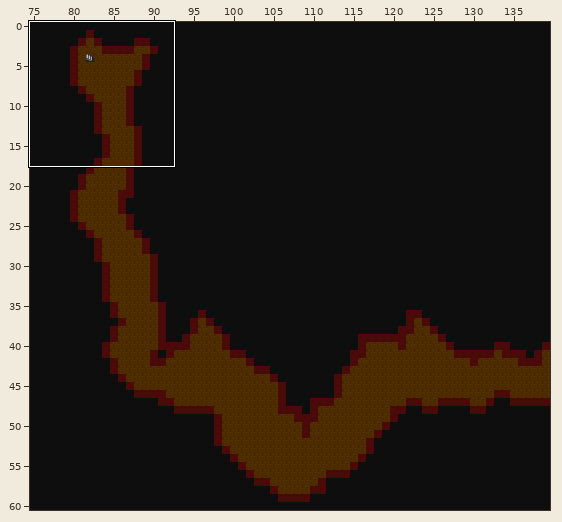
An edit to a level. Tiled map, maps/tunnelc.tmx. The picture above shows the old version from afar; the outline marks the close-up.
Close-up. The starting point:
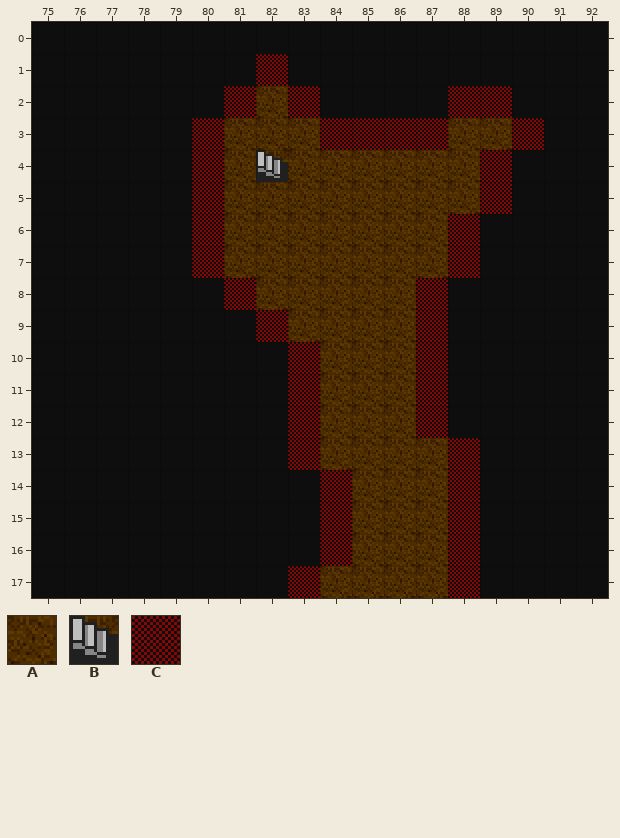
Cells are 16x16 px. Shown: x 75..92, y 0..17. The commit also changed other parts of the map, which this record leaves out.
Key: from "cave": A 25, B 460; from "obstacles": C 0.
_ is an empty cell.
Layers that did not change in this view are not listed.
Layer "map" before, first column x 75:
 0 __________________
 1 __________________
 2 _______A__________
 3 ______AAA____AA___
 4 ______ABAAAAAA____
 5 ______AAAAAAAA____
 6 ______AAAAAAA_____
 7 ______AAAAAAA_____
 8 _______AAAAA______
 9 ________AAAA______
10 _________AAA______
11 _________AAA______
12 _________AAA______
13 _________AAAA_____
14 __________AAA_____
15 __________AAA_____
16 __________AAA_____
17 _________AAAA_____
Layer "obstacles" before, first column x 75:
 0 __________________
 1 _______C__________
 2 ______C_C____CC___
 3 _____C___CCCC__C__
 4 _____C________C___
 5 _____C________C___
 6 _____C_______C____
 7 _____C_______C____
 8 ______C_____C_____
 9 _______C____C_____
10 ________C___C_____
11 ________C___C_____
12 ________C___C_____
13 ________C____C____
14 _________C___C____
15 _________C___C____
16 _________C___C____
17 ________C____C____
Once edited:
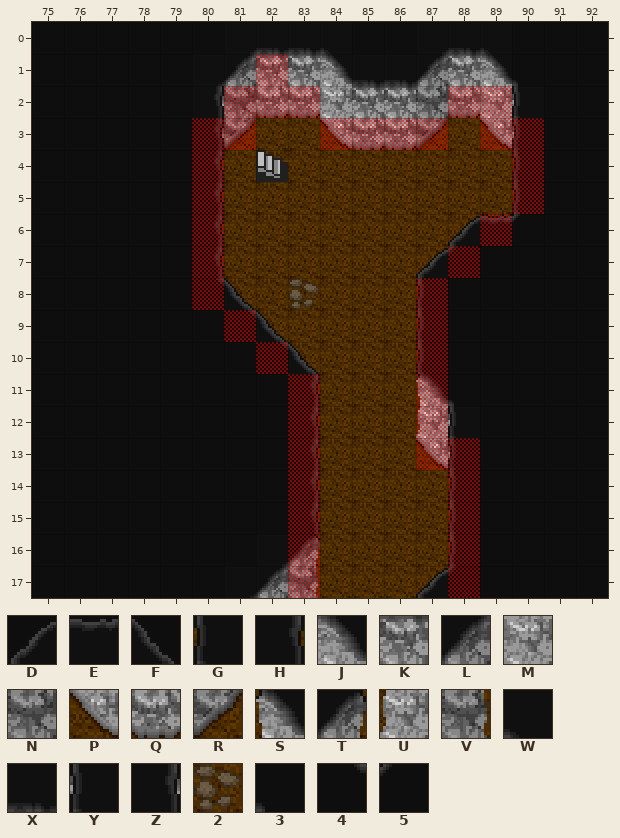
Further tiles: from "cave": D 1, E 2, F 3, G 4, H 6, J 7, K 8, L 9, M 10, N 12, P 13, Q 14, R 15, S 16, T 17, U 18, V 19, W 20, X 21, Y 36, Z 37, 2 114, 3 443, 4 446, 5 447.
See-through tiles are keyed as they look on the map.
The edit:
Changed rows in their new state; . is an unchanged cell.
Layer "map":
first column x 80:
 0 ..XXW...XW.
 1 .LKKJXXLKJ3
 2 ZNQQMKKNQMY
 3 ZR..PQQR.PY
 4 H........AG
 5 H........AG
 6 H.......AA.
 7 H..........
 8 4A.....G...
 9 .4A....G...
10 ..4A...G...
11 ...H...S3..
12 ...H...UY..
13 ...H...PY..
14 ...HA...G..
15 ...HA...G..
16 ...TA...G..
17 ..LV.......
Layer "fmap":
first column x 81:
 6 .......DE5
 7 ......D...
 8 F.........
 9 .F........
10 ..F.......
first column x 87:
17 D
Layer "obstacles":
first column x 80:
 2 ..C........
 3 .C.......C.
 4 ........._C
 5 ........._C
 6 ........_C.
 8 C_.2.......
 9 .C_........
10 ..C_.......
13 .......C...
14 ...C_......
15 ...C_......
16 ...C_......
